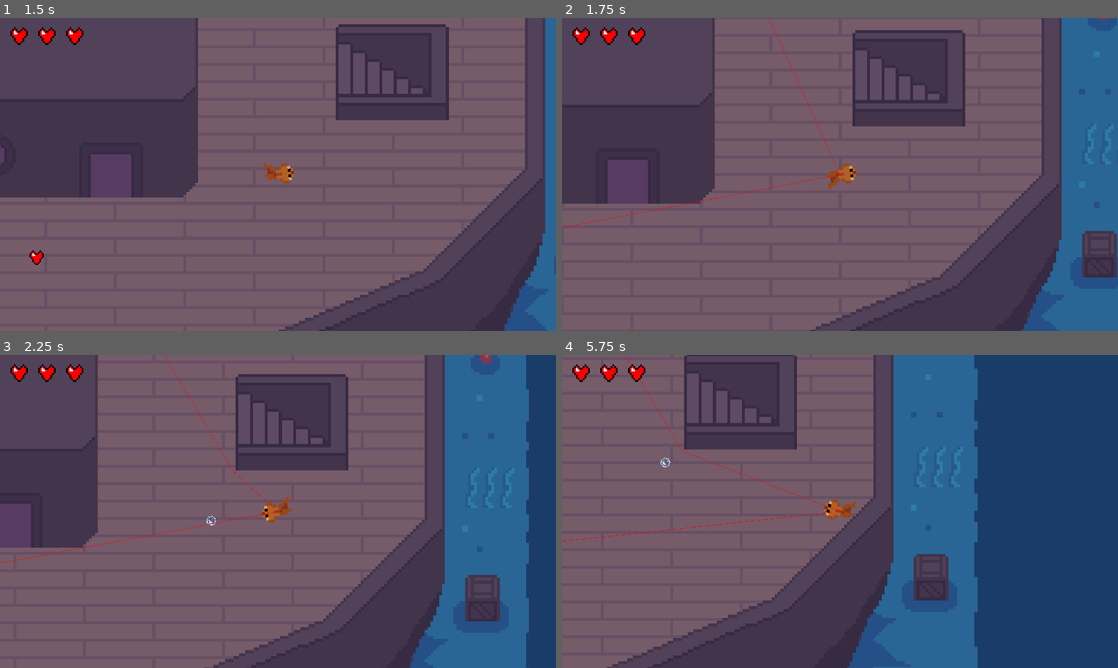
Above: before the commit, frames 1-4 (two rows, left to right).
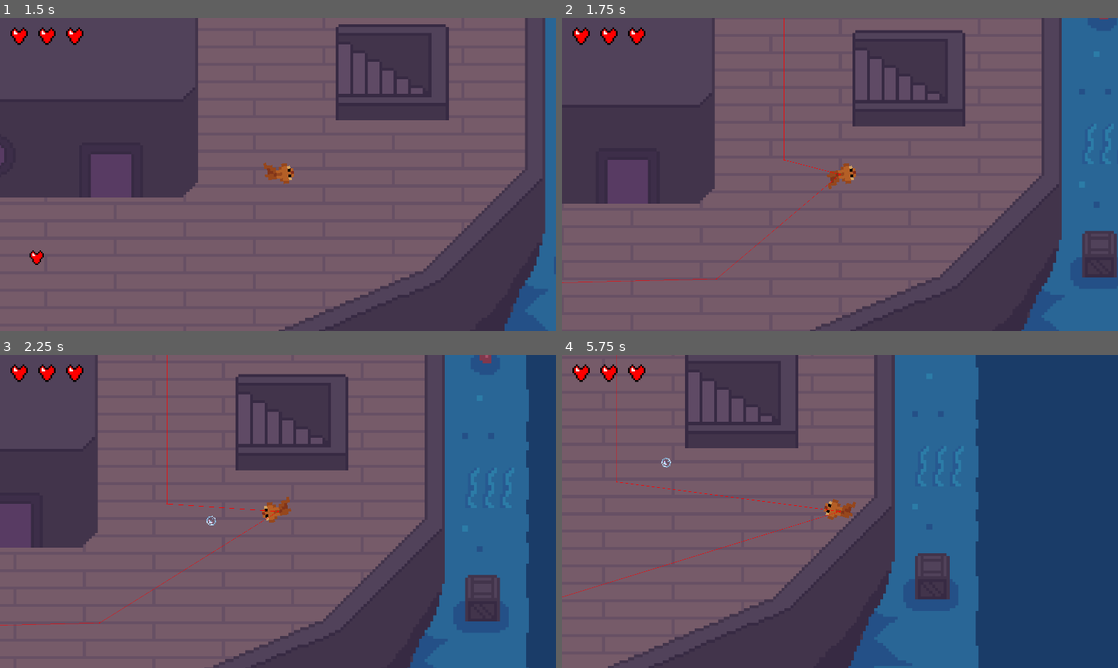
Above: after the commit, the same moments.

Repository: canaryincoalmine/Fish-Society-and-its-Bubbles
Game: Godot game, scene res://Code/Screens/TitleScreen.tscn
Same seed, same stepped clock (60 frames per second), same inputs: the game is played once before the commit and once after it.
Inputs (mouse positions are in pixels of both pictures, inside the frame that each line leads up to):
- Up to frame 1 (1.5 s): click (272, 202) at 0.5 s; move the mouse to (400, 158) at 1.27 s; tap Space (dash) at 1.35 s
- Up to frame 2 (1.75 s): no input
- Up to frame 3 (2.25 s): move the mouse to (166, 527) at 2.02 s; click (166, 527) at 2.1 s
- Up to frame 4 (5.75 s): move the mouse to (895, 442) at 2.77 s; tap Space (dash) at 2.85, 4.35 s; move the mouse to (812, 574) at 3.52 s; click (812, 574) at 3.6 s; move the mouse to (1006, 558) at 4.27 s; move the mouse to (673, 464) at 5.02 s; click (673, 464) at 5.1 s

Frame 1 is identical in both runs. In frame 2, 0.3% of the frame differs, in the area x 0-50%, y 0-85%; in frame 3, 0.3%; in frame 4, 2.1%, in the area x 0-75%, y 0-100%.

Commit message:
Updated player and enemy hitboxes.

Diff:
--- a/Code/Enemies/Cod/Cod.tscn
+++ b/Code/Enemies/Cod/Cod.tscn
@@ -39,8 +39,13 @@
 "speed": 8.0
 }]
 
-[sub_resource type="RectangleShape2D" id="RectangleShape2D_qtx78"]
-size = Vector2(13, 6)
+[sub_resource type="CapsuleShape2D" id="CapsuleShape2D_jykvr"]
+radius = 3.0
+height = 15.0
+
+[sub_resource type="CapsuleShape2D" id="CapsuleShape2D_xu6t2"]
+radius = 3.0
+height = 15.0
 
 [node name="Cod" type="CharacterBody2D"]
 collision_layer = 4
@@ -53,9 +58,11 @@
 
 [node name="CollisionShape2D" type="CollisionShape2D" parent="."]
 position = Vector2(-0.5, 0)
-shape = SubResource("RectangleShape2D_qtx78")
+rotation = 1.5708
+shape = SubResource("CapsuleShape2D_jykvr")
 
 [node name="NavigationAgent2D" type="NavigationAgent2D" parent="."]
+path_postprocessing = 1
 debug_enabled = true
 
 [node name="Area2D" type="Area2D" parent="."]
@@ -64,7 +71,8 @@
 
 [node name="CollisionShape2D" type="CollisionShape2D" parent="Area2D"]
 position = Vector2(-0.5, 0)
-shape = SubResource("RectangleShape2D_qtx78")
+rotation = 1.5708
+shape = SubResource("CapsuleShape2D_xu6t2")
 
 [node name="DashTimer" type="Timer" parent="."]
 wait_time = 3.0
--- a/Code/Player/Player.tscn
+++ b/Code/Player/Player.tscn
@@ -109,8 +109,13 @@
 stream_2/stream = ExtResource("15_4mxbi")
 stream_3/stream = ExtResource("16_gn0vp")
 
-[sub_resource type="RectangleShape2D" id="RectangleShape2D_1y14a"]
-size = Vector2(8, 4)
+[sub_resource type="CapsuleShape2D" id="CapsuleShape2D_jxd2a"]
+radius = 2.5
+height = 9.0
+
+[sub_resource type="CapsuleShape2D" id="CapsuleShape2D_mkcf4"]
+radius = 2.5
+height = 9.0
 
 [node name="Player" type="CharacterBody2D"]
 collision_layer = 2
@@ -147,7 +152,8 @@
 
 [node name="CollisionShape2D" type="CollisionShape2D" parent="."]
 position = Vector2(1, 0)
-shape = SubResource("RectangleShape2D_1y14a")
+rotation = 1.5708
+shape = SubResource("CapsuleShape2D_jxd2a")
 
 [node name="EnemyCollisionDetector" type="Area2D" parent="."]
 collision_layer = 2
@@ -155,7 +161,8 @@
 
 [node name="CollisionShape2D" type="CollisionShape2D" parent="EnemyCollisionDetector"]
 position = Vector2(1, 0)
-shape = SubResource("RectangleShape2D_1y14a")
+rotation = 1.5708
+shape = SubResource("CapsuleShape2D_mkcf4")
 
 [connection signal="ready" from="." to="." method="_on_ready"]
 [connection signal="timeout" from="ShootTimer" to="." method="_on_timer_timeout"]
Not shown: 1 places in Code/Enemies/Cod/Cod.tscn that only renumber resources
Not shown: 1 places in Code/Player/Player.tscn that only renumber resources
